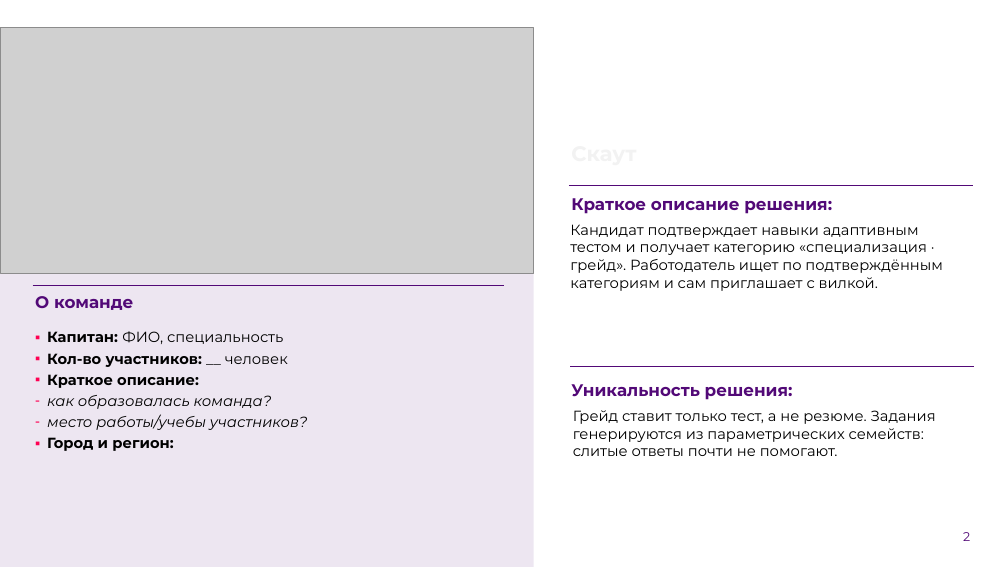
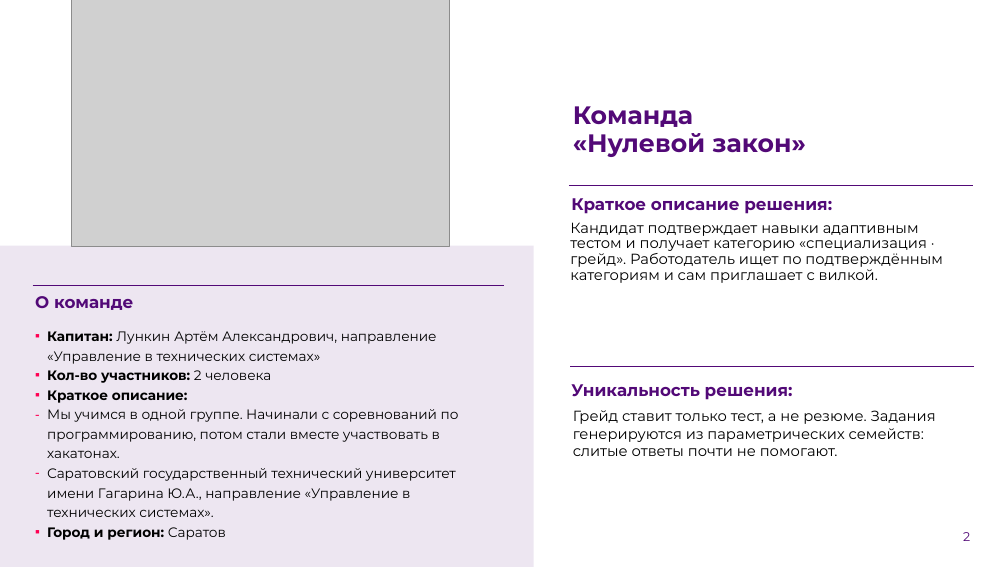
Before and after one commit to Egor2809/fsp-scout, a slide deck: slide 2 of docs/scout-presentation.pptx. Drawn at 1008x567 pixels with LibreOffice and Linux fonts; fonts in the diff are those of the drawing; grey boxes stand for pictures; background and template pictures are left out. Boxes give left, top, right and bottom in pixels: in the first picture for what was removed or moved away, otherwise in the second. Text is boxed around its words. In the diff, an @@ line names an element or a change of style, - is before the commit and + after.

Commit message:
Презентация команды «Нулевой закон»: участники, история, ссылка на стенд; без телефонов

```diff
--- a/docs/scout-presentation.pptx
+++ b/docs/scout-presentation.pptx
@@ picture: place and size @@
-picture at <box>0,28,534,274</box>
+picture at <box>71,0,449,247</box>
@@ title at <box>573,106,805,157</box>: text changed; size 20 to 24 pt; text colour #F2F2F2 to #520977 @@
-Скаут
+Команда
+«Нулевой закон»
@@ text "Кандидат подтверждает навыки адаптивным тестом ..." at <box>570,222,943,283</box>: line spacing 1 to 0.9 @@
@@ text at <box>47,331,437,383</box>: text changed; size 14 to 12.9 pt @@
-▪ Капитан: ФИО, специальность
-▪ Кол-во участников: __ человек
+▪ Капитан: Лункин Артём Александрович, направление «Управление в технических системах»
+▪ Кол-во участников: 2 человека
@@ text at <box>47,409,459,517</box>: text changed; size 14 to 12.9 pt; italic off @@
-– как образовалась команда?
-– место работы/учебы участников?
-▪ Город и регион:
+– Мы учимся в одной группе. Начинали с соревнований по программированию, потом стали вместе участвовать в хакатонах.
+– Саратовский государственный технический университет имени Гагарина Ю.А., направление «Управление в технических системах».
+▪ Город и регион: Саратов
@@ text at <box>47,390,188,403</box>: size 14 to 12.9 pt in "Краткое описание:" @@
```
Also in this commit, not shown: 3 other slides changed, 1 slide added, 1 slide removed.
